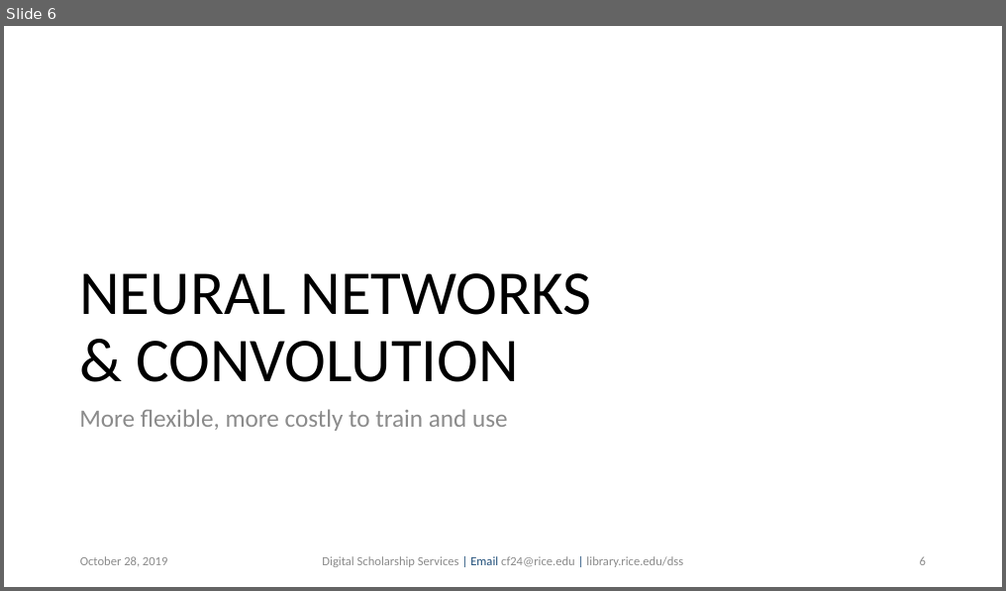
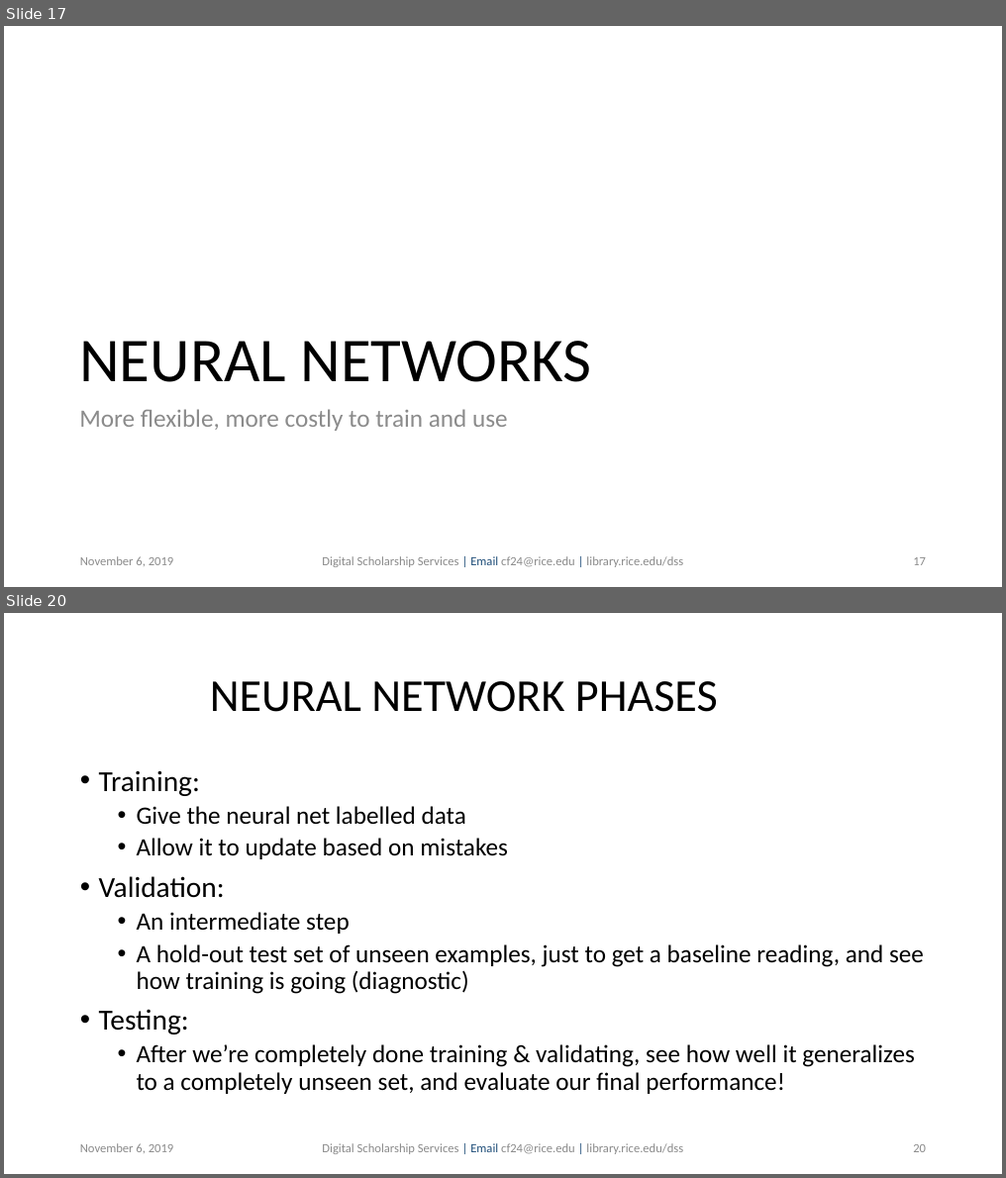
Before and after one commit to bakitybacon/rice-data-and-donuts, a slide deck: tf/Introduction to TensorFlow.pptx. Shown one above the other, each under a label of ours: slide 6 before the commit, slides 17 and 20 after it; the slides between them are not shown. The pictures are 1006x591 and 1006x1178 pixels, drawn with LibreOffice and Linux fonts; fonts in the diff are those of the drawing; background and template pictures are left out. Boxes give left, top, right and bottom in pixels: in the first picture for what was removed or moved away, otherwise in the second. Text is boxed around its words. In the diff, an @@ line names an element or a change of style, - is before the commit and + after.

```diff
--- a/tf/Introduction to TensorFlow.pptx
+++ b/tf/Introduction to TensorFlow.pptx
@@ slide 20 added at (4,613,1002,1174), background #FFFFFF @@
@@ title added at (210,681,718,712), 44 pt, text #000000 @@
+NEURAL NETWORK PHASES
@@ text added at (99,770,924,1094), 24 pt, text #000000 @@
+• Training:
+  • Give the neural net labelled data
+  • Allow it to update based on mistakes
+• Validation:
+  • An intermediate step
+  • A hold-out test set of unseen examples, just to get a baseline reading, and see how training is going (diagnostic)
+• Testing:
+  • After we’re completely done training & validating, see how well it generalizes to a completely unseen set, and evaluate our final performance!
@@ text added at (80,1144,174,1154), 12 pt, text #8C8C8C @@
+November 6, 2019
@@ text added at (322,1144,683,1155), 12 pt, text #8C8C8C @@
+Digital Scholarship Services | Email cf24@rice.edu | library.rice.edu/dss
@@ page number added at (913,1145,926,1153), 12 pt, text #8C8C8C @@
+20
@@ what was slide 6 is now slide 17 @@
@@ slide 17 changed as well @@
@@ title at (79,341,591,382): text changed @@
-NEURAL NETWORKS
-& CONVOLUTION
+NEURAL NETWORKS
@@ text at (80,557,174,567): text changed @@
-October 28, 2019
+November 6, 2019
@@ page number at (913,558,926,566): text changed @@
-6
+17
```
Also in this commit, not shown: 9 other slides changed, 21 other slides added, 2 slides removed, 1 other file.
